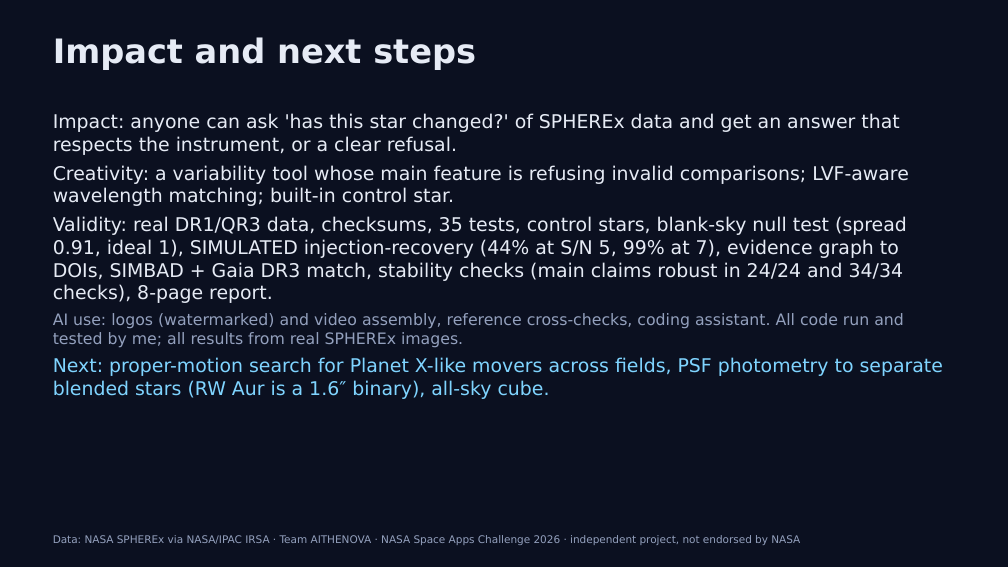
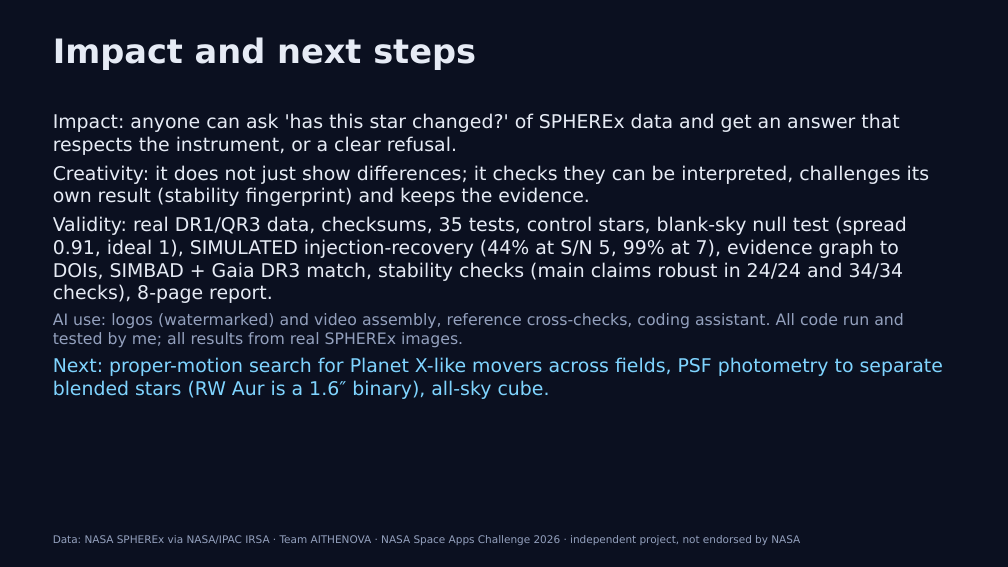
Before and after one commit to evantampa129/HIPPARCHUS-SpaceApps2026, a slide deck: slide 7 of presentation/hipparchus_7_slides.pptx. Drawn at 1008x567 pixels with LibreOffice and Linux fonts; fonts in the diff are those of the drawing. Boxes give left, top, right and bottom in pixels: in the first picture for what was removed or moved away, otherwise in the second. Text is boxed around its words. In the diff, an @@ line names an element or a change of style, - is before the commit and + after.

Commit message:
Add the Judge Mode page and evidence capsules, and state the formal 175 sigma next to the calibrated value.

```diff
--- a/presentation/hipparchus_7_slides.pptx
+++ b/presentation/hipparchus_7_slides.pptx
@@ text at bbox=[53, 165, 929, 206]: text changed @@
-Creativity: a variability tool whose main feature is refusing invalid comparisons; LVF-aware wavelength matching; built-in control star.
+Creativity: it does not just show differences; it checks they can be interpreted, challenges its own result (stability fingerprint) and keeps the evidence.
```
Also in this commit, not shown: 2 other slides changed, 17 other files.
